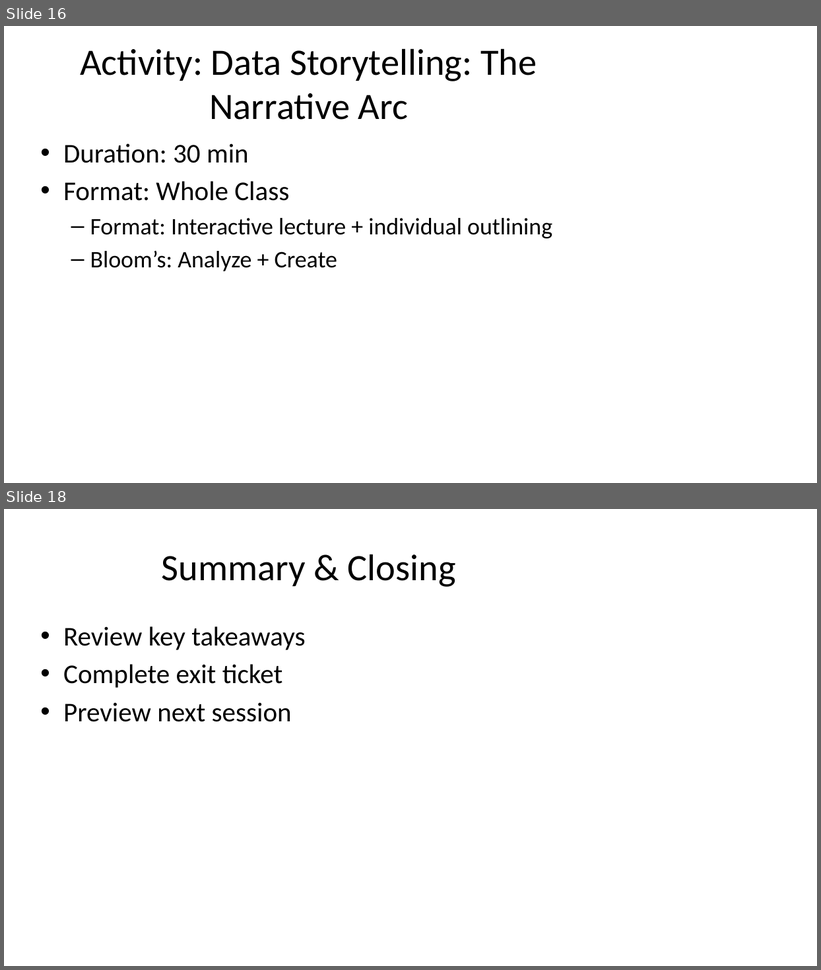
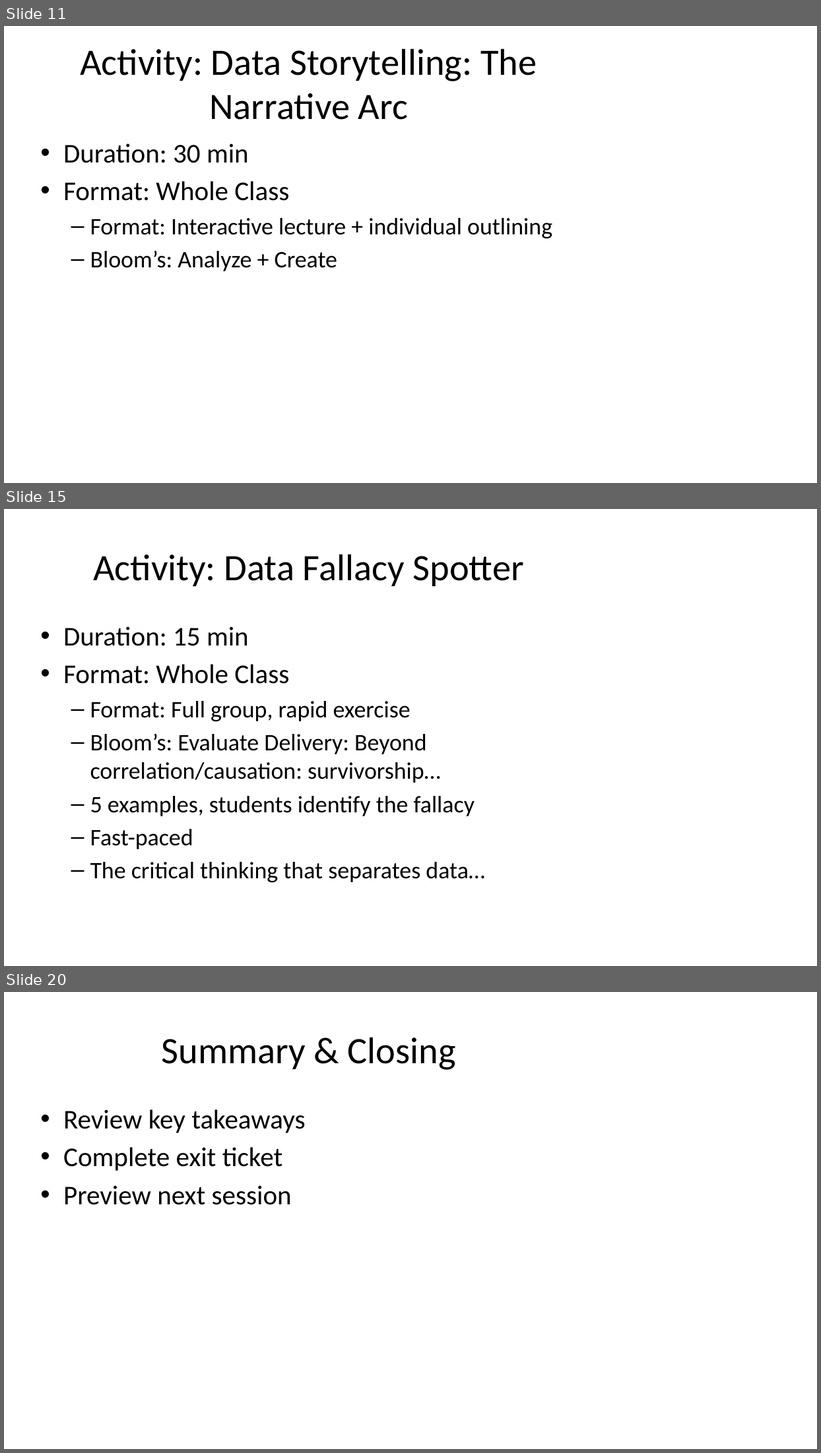
Before and after one commit to nlwtest2020/AyElSeeMoldo, a slide deck: curriculum-planner/output/slides/session_02_slides.pptx. Shown one above the other, each under a label of ours: slides 16 and 18 before the commit, slides 11, 15 and 20 after it; the slides between them are not shown. The pictures are 821x970 and 821x1453 pixels, drawn with LibreOffice and Linux fonts; fonts in the diff are those of the drawing. Boxes give left, top, right and bottom in pixels: in the first picture for what was removed or moved away, otherwise in the second. Text is boxed around its words. In the diff, an @@ line names an element or a change of style, - is before the commit and + after.

```diff
--- a/curriculum-planner/output/slides/session_02_slides.pptx
+++ b/curriculum-planner/output/slides/session_02_slides.pptx
@@ slide 15 added at box(4, 509, 817, 966), background #FFFFFF @@
@@ title added at box(93, 554, 523, 586), 44 pt, text #000000 @@
+Activity: Data Fallacy Spotter
@@ text added at box(63, 626, 484, 883), 28 pt, text #000000 @@
+• Duration: 15 min
+• Format: Whole Class
+  – Format: Full group, rapid exercise
+  – Bloom’s: Evaluate Delivery: Beyond correlation/causation: survivorship…
+  – 5 examples, students identify the fallacy
+  – Fast-paced
+  – The critical thinking that separates data…
@@ what was slide 16 is now slide 11 @@
@@ what was slide 18 is now slide 20 @@
```
Also in this commit, not shown: 5 slides changed, 3 other slides added, 2 slides removed, 11 other files.
